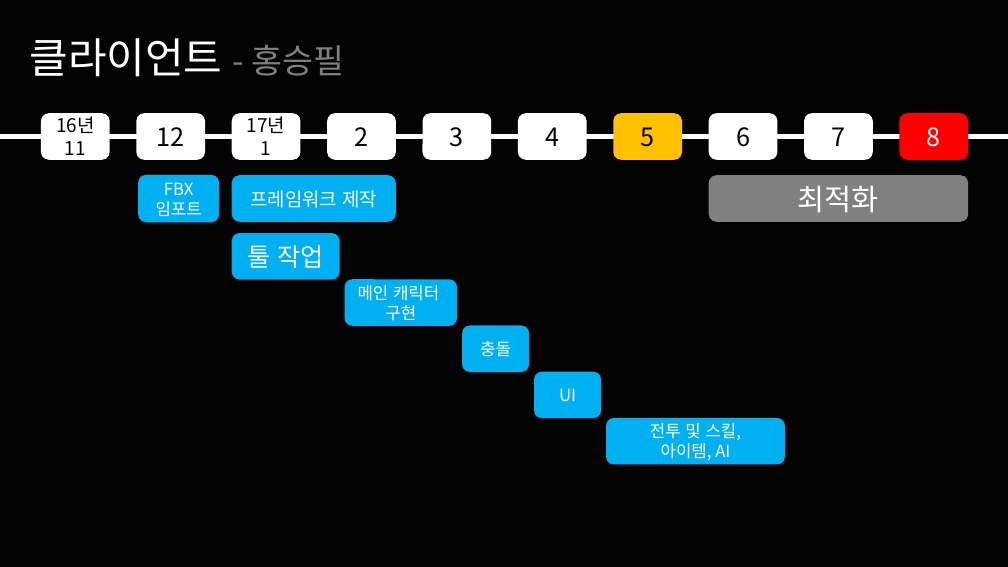
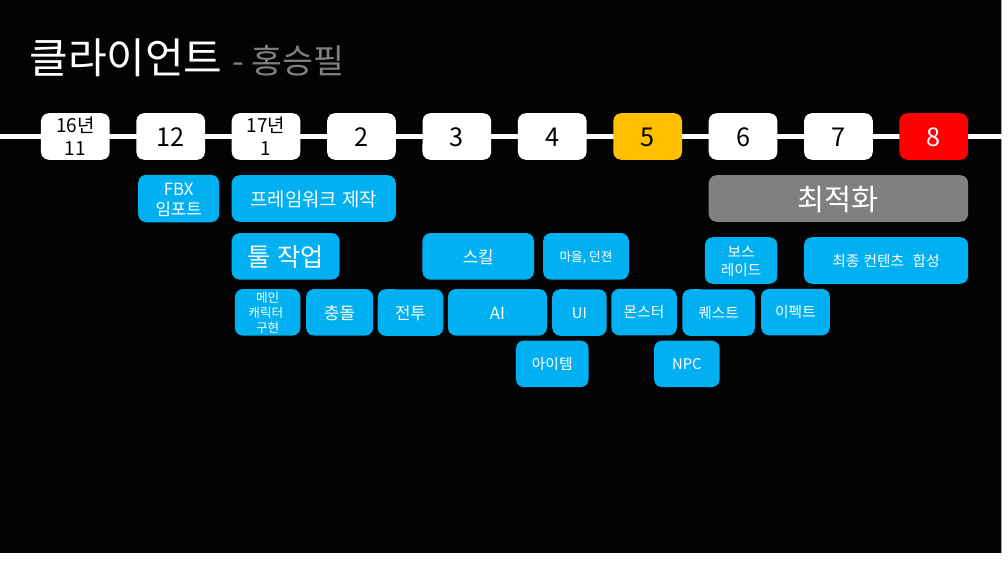
Before and after one commit to korleinster/gamebusdriver, a slide deck: slide 28 of documents/노루막이_김형준_신창섭_홍승필_허지훈.pptx. Drawn at 1008x567 pixels with LibreOffice and Linux fonts; fonts in the diff are those of the drawing; background and template pictures are left out. Boxes give left, top, right and bottom in pixels: in the first picture for what was removed or moved away, otherwise in the second. Text is boxed around its words. In the diff, an @@ line names an element or a change of style, - is before the commit and + after.

Commit message:
[홍승필] 클라2 일정수정
일정 세분화하여 올림.

```diff
--- a/documents/노루막이_김형준_신창섭_홍승필_허지훈.pptx
+++ b/documents/노루막이_김형준_신창섭_홍승필_허지훈.pptx
@@ rectangle: place and size @@
-rectangle at box(0, 0, 1008, 567)
+rectangle at box(0, 0, 1001, 554)
@@ rounded rectangle added at box(423, 233, 535, 280), fill #00B0F0, 16 pt, text #FFFFFF @@
+스킬
@@ rounded rectangle added at box(543, 233, 628, 280), fill #00B0F0, 12 pt, text #FFFFFF @@
+마을, 던젼
@@ rounded rectangle added at box(705, 237, 777, 284), fill #00B0F0, 14 pt, text #FFFFFF @@
+보스
+레이드
@@ rounded rectangle added at box(805, 237, 969, 284), fill #00B0F0, 14 pt, text #FFFFFF @@
+최종 컨텐츠 합성
@@ rounded rectangle "메인 캐릭터": place and size @@
-rounded rectangle "메인 캐릭터" at box(345, 279, 457, 326)
+rounded rectangle "메인 캐릭터" at box(235, 289, 301, 336)
@@ rounded rectangle "메인 캐릭터" at box(235, 289, 301, 336): size 16 to 12 pt @@
@@ rounded rectangle "충돌": place and size @@
-rounded rectangle "충돌" at box(462, 326, 529, 373)
+rounded rectangle "충돌" at box(306, 289, 374, 336)
@@ rounded rectangle added at box(378, 290, 444, 337), fill #00B0F0, 16 pt, text #FFFFFF @@
+전투
@@ rounded rectangle added at box(448, 289, 547, 336), fill #00B0F0, 16 pt, text #FFFFFF @@
+AI
@@ rounded rectangle "UI": place and size @@
-rounded rectangle "UI" at box(534, 372, 601, 419)
+rounded rectangle "UI" at box(553, 290, 607, 337)
@@ rounded rectangle "UI" at box(553, 290, 607, 337): size 16 to 14 pt @@
@@ rounded rectangle added at box(612, 289, 678, 336), fill #00B0F0, 14 pt, text #FFFFFF @@
+몬스터
@@ rounded rectangle added at box(683, 290, 755, 337), fill #00B0F0, 14 pt, text #FFFFFF @@
+퀘스트
@@ rounded rectangle "이펙트": place and size @@
-rounded rectangle "이펙트" at box(606, 418, 786, 465)
+rounded rectangle "이펙트" at box(761, 289, 830, 336)
@@ text in rounded rectangle at box(775, 305, 816, 318): text changed; size 16 to 14 pt @@
-전투 및 스킬,
-아이템, AI
+이펙트
@@ rounded rectangle added at box(516, 341, 589, 388), fill #00B0F0, 14 pt, text #FFFFFF @@
+아이템
@@ rounded rectangle added at box(654, 341, 720, 388), fill #00B0F0, 14 pt, text #FFFFFF @@
+NPC
```
